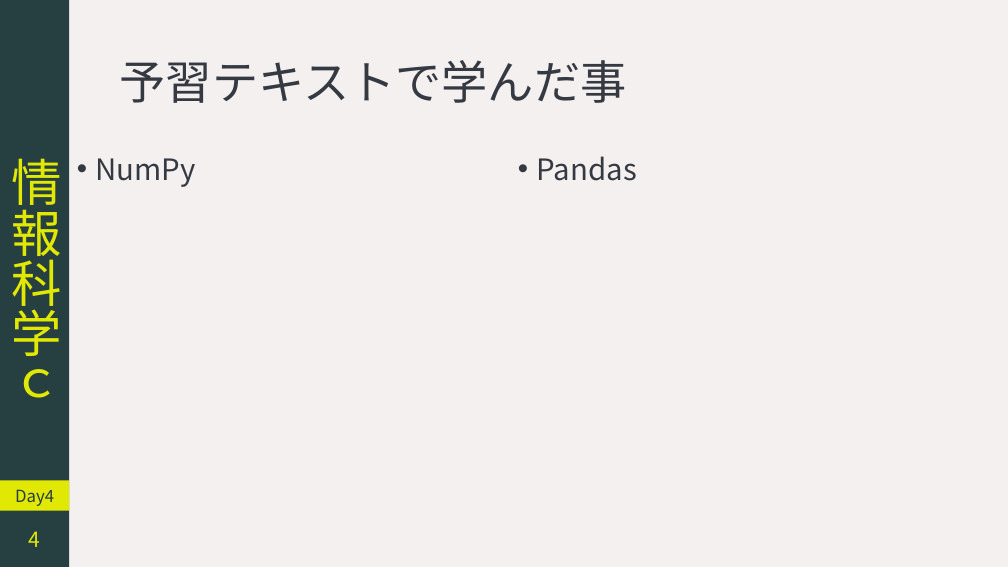
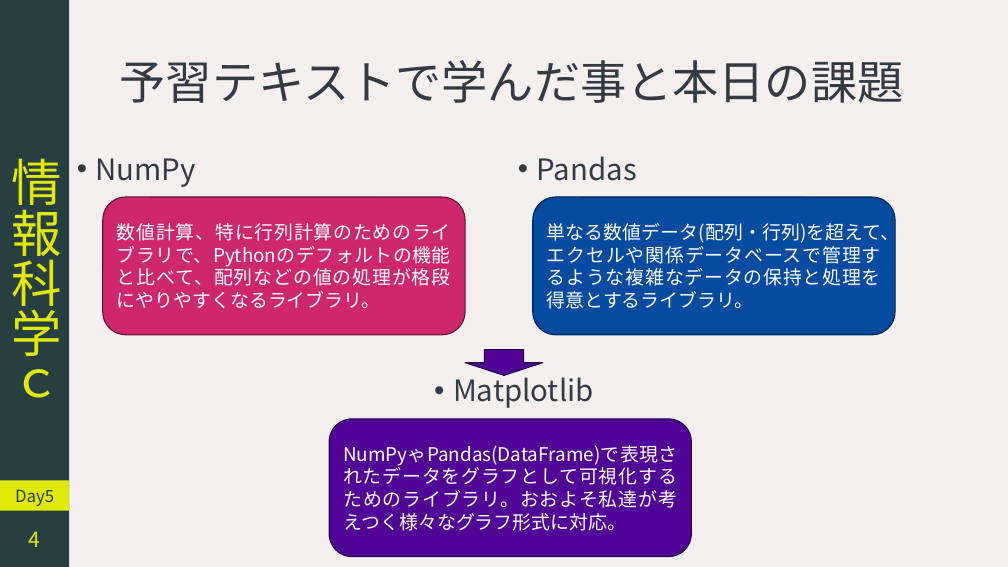
Before and after one commit to YokoyamaLab/PythonBasics, a slide deck: slide 4 of slides/computerScience_day5.pptx. Drawn at 1008x567 pixels with LibreOffice and Linux fonts; fonts in the diff are those of the drawing. Boxes give left, top, right and bottom in pixels: in the first picture for what was removed or moved away, otherwise in the second. Text is boxed around its words. In the diff, an @@ line names an element or a change of style, - is before the commit and + after.

```diff
--- a/slides/computerScience_day5.pptx
+++ b/slides/computerScience_day5.pptx
@@ title at (120,60,904,103): text changed @@
-予習テキストで学んだ事
+予習テキストで学んだ事と本日の課題
@@ rounded rectangle added at (103,197,465,335), fill #CE276C, outline #5A112F 1 pt, 18 pt, text #FFFFFF @@
+数値計算、特に行列計算のためのライブラリで、Pythonのデフォルトの機能と比べて、配列などの値の処理が格段にやりやすくなるライブラリ。
@@ rounded rectangle added at (533,197,895,335), fill #034AA1, outline #012047 1 pt, 18 pt, text #FFFFFF @@
+単なる数値データ(配列・行列)を超えて、エクセルや関係データベースで管理するような複雑なデータの保持と処理を得意とするライブラリ。
@@ down arrow added at (465,350,543,376), fill #510296, outline #240142 1 pt @@
@@ text added at (453,372,593,408), 28 pt, text #353941 @@
+• Matplotlib
@@ rounded rectangle added at (329,419,691,557), fill #510296, outline #240142 1 pt, 18 pt, text #FFFFFF @@
+NumPyゃPandas(DataFrame)で表現されたデータをグラフとして可視化するためのライブラリ。おおよそ私達が考えつく様々なグラフ形式に対応。
@@ text in rectangle at (15,489,54,506): text changed @@
-Day4
+Day5
```
Also in this commit, not shown: 5 other slides changed, 2 slides added.
